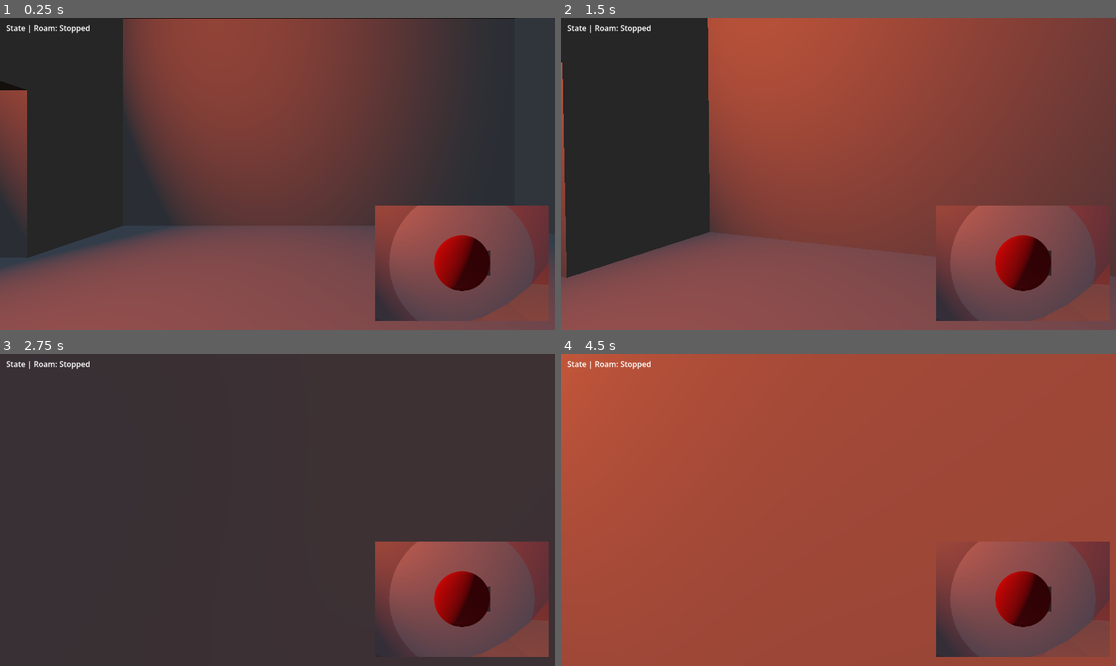
Above: before the commit, frames 1-4 (two rows, left to right).
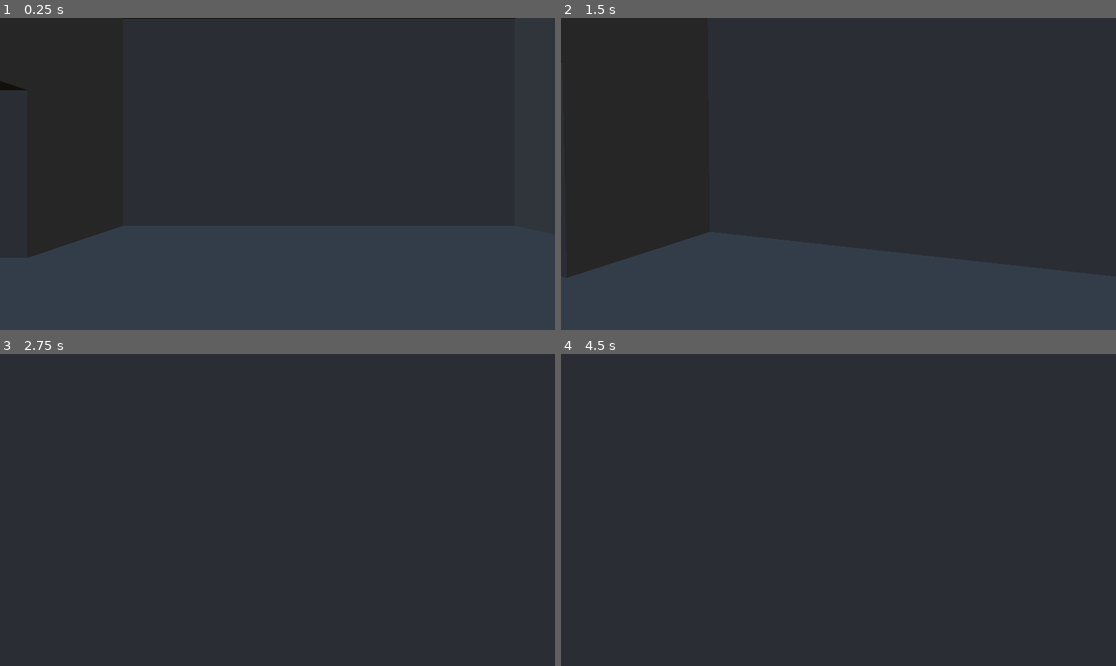
Above: after the commit, the same moments.

Repository: csmoulaison/bunny_ai
Game: Godot game, scene res://level.tscn
The game is run twice, just before and just after one commit, with the same random seed, the same clock (stepped at 60 frames per second) and the same inputs.
Inputs (mouse positions are in pixels of both pictures, inside the frame that each line leads up to):
- Up to frame 1 (0.25 s): no input
- Up to frame 2 (1.5 s): tap Enter at 0.5 s; move the mouse to (866, 174) at 0.52 s; hold Ctrl (crouch) 0.53-1.28 s; hold W (move_forward) from 0.53 s (still down); tap Shift (run) at 0.8, 1.35 s; move the mouse to (810, 174) at 1.27 s
- Up to frame 3 (2.75 s): keep holding W (move_forward); tap Ctrl (crouch) at 1.55 s; move the mouse to (288, 503) at 2.02 s; hold Ctrl (crouch) from 2.03 s (still down); tap Shift (run) at 2.3 s
- Up to frame 4 (4.5 s): keep holding W (move_forward); move the mouse to (832, 516) at 2.77 s; release Ctrl (crouch) at 2.78 s; tap Shift (run) at 2.85, 3.8, 4.35 s; tap Ctrl (crouch) at 3.05 s; tap Space at 3.5 s; move the mouse to (877, 513) at 3.52 s; hold Ctrl (crouch) 3.53-4.28 s; tap Enter at 4.25 s; move the mouse to (794, 506) at 4.27 s

The runs differ from the first frame. In frame 1, 68% of the frame differs, in the area x 0-100%, y 0-100%; in frame 2, 80%; in frame 3, 11%; in frame 4, 100%.

Commit message:
Scaffold Bunny Brain 2.0

Diff:
--- a/easter.tscn
+++ b/easter.tscn
@@ -5,8 +5,8 @@
 
 [node name="EasterJamLevelRough" unique_id=948382410 instance=ExtResource("1_404va")]
 
-[node name="Cube" parent="." index="0" unique_id=1254440960]
+[node name="Cube" parent="." index="0" unique_id=721510034]
 surface_material_override/0 = ExtResource("2_btufr")
 
-[node name="Cube_001" parent="." index="1" unique_id=485541405]
+[node name="Cube_001" parent="." index="1" unique_id=1650658593]
 surface_material_override/0 = ExtResource("2_btufr")
--- /dev/null
+++ b/eb_animator.gd
@@ -0,0 +1,9 @@
+# NOTE(conner): The animator integrates data and responds to commands from other
+# modules in order to decide how the character rig should move. Some parts of
+# the animator are associated with the brain's aggression and suspicion values,
+# and others are explicitly driven by the state behavior, like what position the
+# head is currently looking at.
+
+# TODO(conner): Maybe as a proof of concept we add just some shitty objects with
+# rotations and stuff, at least a head maybe? Maybe a bob of the body.
+class_name EbAnimator extends Node
--- /dev/null
+++ b/eb_brain.gd
@@ -0,0 +1,75 @@
+# NOTE(conner): The brain reponds to sounds and updates a series of values which
+# are used to drive logic in the other modules. Values like suspicion act both
+# as modifiers to behavior and as countdown timers controlling regression to
+# "lower" states.
+#
+# We also want to be able to replace this brain with alternates that expose the
+# same interface. The interface never changes, which means any concept that the
+# interface references directly should be locked in quickly and be invariant
+# between the different brain designs. It's important that we are able to plug
+# in different brains so that we can pull back from this wacko design if wanted.
+class_name EbBrain extends Node
+
+class PointOfInterest:
+	var position: Vector3
+	var interest: float
+
+## A measure of how much EB feels it isn't as aware as it should be and the
+## chance that it stops and listens, and is attenuated by aggression.
+var anxiety: float = 0.0
+## A measure of how much EB feels the player is nearby and the chance that it
+## investigates a point of interest.
+var suspicion: float = 0.0
+## A measure of how much EB wants to fucking kill the player and the chance that
+## it enters hunt mode.
+var aggression: float = 0.0
+## The currently selected target of interest, if that's relevant to EB's current
+## action.
+var target: Vector3
+## The list of objects which have recently made a sounds/sounds that were heard
+## by EB. Every time EB hears a sound, it adds to this list, combining sounds
+## that are sufficently close together.
+var points_of_interest: Array[PointOfInterest]
+
+func process(dt: float):
+	# TODO(conner): I'm thinking to add unpredictability to the timing of these
+	# meters, we create a global countdown with a large (0.5 seconds, 2 seconds)
+	# time span. Each countdown trigger, we set a random speed for these values
+	# (anxiety, suspicion, etc) counting down/up. If we set a random speed every
+	# frame, the contributions just become a fairly accurate monte-carlo
+	# sampling, and the timing always stays the same.
+	anxiety += dt
+	suspicion -= dt
+	aggression -= dt
+	# TODO(conner): Cooldown points of interest.
+
+func determine_action(_state: EbCore.State) -> EbCore.State:
+	# TODO(conner): Determine algorithms for scoring these. They should include
+	# coefficients which are parameterized by the designer.
+	var scores: Array[float]
+	scores[EbCore.State.ROAM] = 1.0
+	scores[EbCore.State.LISTEN] = suspicion
+	scores[EbCore.State.SEARCH] = suspicion
+	scores[EbCore.State.HUNT] = 0.0
+
+	var best_score: float = 0.0
+	var best_action: EbCore.State
+	for i in range(scores.size()):
+		if best_score < scores[i]:
+			best_score = scores[i]
+			best_action = i as EbCore.State
+	return best_action
+
+func search_radius_pause_length() -> float:
+	# TODO(conner): Parameterize and drive from things like suspicion and
+	# aggression. You get the idea.
+	return randf_range(2.0, 5.0)
+
+func respond_to_sound(origin: Vector3, type: Sound.Type):
+	# TODO(conner): Respond to sounds, scoring them based on distance and type.
+	# TODO(conner): Add/combine points of interest.
+	# TODO(conner): Create a data resource which has all the values needed to design different
+	# sounds (suspicion/aggression impact, range?, etc).
+	# TODO(conner): Attenuate score based on walls, and maybe even based on ambient sounds in
+	# the room.
+	var _tmp
--- /dev/null
+++ b/eb_core.gd
@@ -0,0 +1,45 @@
+# NOTE(conner): This class is the orchestrator of all the behaviors associated
+# with EB, and it also contains everything that is needed to communicate with
+# EB from the outside, responding to signals, for instance.
+class_name EbCore extends CharacterBody3D
+
+enum State {
+	ROAM = 0,
+	# TODO(conner): Create listen script and integrate.
+	LISTEN = 1,
+	SEARCH = 2,
+	HUNT = 3
+}
+
+@export var path: Node
+
+# TODO(conner): Once we have an absolute MVP going for Brain 2.0, reimplement
+# Brain 1.0 and make sure it interoperates. Add some optional complications to
+# 1.0 as well. Maybe making continuousness and/or dynamic ranges optional isn't
+# THAT hard, idk.
+@onready var brain: EbBrain = $Logic/Brain
+@onready var roam: EbRoam = $Logic/Roam
+@onready var search: EbSearch = $Logic/Search
+@onready var hunt: EbHunt = $Logic/Hunt
+@onready var locomotion: EbLocomotion = $Logic/Locomotion
+
+var state: State = State.ROAM
+
+func _ready():
+	var sound_emitters = get_tree().get_nodes_in_group("SoundEmitters")
+	for emitter in sound_emitters:
+		emitter.sound.connect(on_sound)
+
+	locomotion.stop_moving()
+
+func _process(dt: float):
+	match state:
+		State.ROAM:   roam.process(path, locomotion, dt)
+		State.SEARCH: search.process(dt)
+		State.HUNT:   hunt.process(dt)
+
+func _physics_process(dt: float):
+	locomotion.physics_process(dt)
+
+func on_sound(origin: Vector3, type: Sound.Type):
+	brain.respond_to_sound(origin, type)
--- /dev/null
+++ b/eb_hunt.gd
@@ -0,0 +1,7 @@
+class_name EbHunt extends Node
+
+func process(dt: float):
+	# TODO(conner): Reimplement hunting behavior, this time including losing the
+	# player in impassable areas (crouchy boy) and something quick and dirty for
+	# death.
+	var _tmp
--- /dev/null
+++ b/eb_locomotion.gd
@@ -0,0 +1,40 @@
+class_name EbLocomotion extends Node
+
+@export var body: CharacterBody3D
+@export var pivot: Node3D
+@export var nav: NavigationAgent3D
+@export var navigation_stop_distance: float = 0.1
+@export var acceleration: float = 20.0
+
+# TODO(conner): Drive speed from brain.
+var speed: float = 8.0
+
+func physics_process(dt: float):
+	var desired_velocity: Vector3 = Vector3.ZERO
+	var target = nav.get_next_path_position()
+	var delta: Vector3 = target - body.global_transform.origin;
+
+	if(delta.length()) > navigation_stop_distance:
+		desired_velocity = delta.normalized() * speed
+		pivot.rotation.y = atan2(desired_velocity.x, desired_velocity.z)
+	else:
+		stop_moving()
+	body.velocity = body.velocity.move_toward(desired_velocity, acceleration * dt)
+	body.move_and_slide()
+
+func set_target(position: Vector3):
+	nav.target_position = position
+
+func stop_moving():
+	set_target(body.position)
+
+func at_target() -> bool:
+	var delta = target_delta()
+	return delta.length() < navigation_stop_distance
+
+func target_position() -> Vector3:
+	return nav.get_next_path_position()
+
+func target_delta() -> Vector3:
+	var target = target_position()
+	return target - body.global_transform.origin;
--- /dev/null
+++ b/eb_roam.gd
@@ -0,0 +1,44 @@
+class_name EbRoam extends Node
+
+enum State {
+	MOVE,
+	LISTEN
+}
+
+@export var current_waypoint: int = 0
+@export var move_min_seconds: float = 6.0
+@export var move_max_seconds: float = 12.0
+@export var listen_min_seconds: float = 3.0
+@export var listen_max_seconds: float = 8.0
+
+var state: State = State.MOVE
+var state_timer: float = 0.0
+
+# TODO(conner): Take move -> listen loop out of here. Roam only handles moving
+# between nodes. The brain takes us out into listen completely. Handle listen
+# in its own file.
+func process(path: Node, locomotion: EbLocomotion, dt: float):
+	state_timer -= dt
+	match state:
+		State.MOVE:   move_state(path, locomotion, dt)
+		State.LISTEN: listen_state(locomotion, dt)
+
+func move_state(path: Node, locomotion: EbLocomotion, _dt: float):
+	# Move towards the path nodes in sequence
+	var waypoints: Array = path.get_children()
+	if locomotion.at_target():
+		current_waypoint += 1
+		if current_waypoint >= len(waypoints):
+			current_waypoint = 0
+	locomotion.set_target(waypoints[current_waypoint].position)
+
+	# Randomly stop to listen
+	if(state_timer < 0.0):
+		state_timer = randf_range(listen_min_seconds, listen_max_seconds)
+		state = State.LISTEN
+
+func listen_state(locomotion: EbLocomotion, _dt: float):
+	locomotion.stop_moving()
+	if(state_timer < 0.0):
+		state_timer = randf_range(move_min_seconds, move_max_seconds)
+		state = State.MOVE
--- /dev/null
+++ b/eb_search.gd
@@ -0,0 +1,5 @@
+class_name EbSearch extends Node
+
+func process(dt: float):
+	# TODO (conner): Reimplement search behavior, driving pauses from brain.
+	var _tmp
--- a/enemy.tscn
+++ b/enemy.tscn
@@ -1,8 +1,11 @@
 [gd_scene format=3 uid="uid://blqtn0ghqib5f"]
 
-[ext_resource type="Script" uid="uid://8a1cdsr38h7a" path="res://debug_radius.gd" id="1_7k104"]
-
-[sub_resource type="CapsuleShape3D" id="CapsuleShape3D_u3cyc"]
+[ext_resource type="Script" uid="uid://4elh4607cn7n" path="res://eb_core.gd" id="1_3yqyl"]
+[ext_resource type="Script" uid="uid://dogtnfp5dwtsi" path="res://eb_roam.gd" id="1_4gyqm"]
+[ext_resource type="Script" uid="uid://83j5pehywu46" path="res://eb_search.gd" id="2_epg4t"]
+[ext_resource type="Script" uid="uid://bibi6kptslmq0" path="res://eb_hunt.gd" id="3_3yqyl"]
+[ext_resource type="Script" uid="uid://ti5ldoal8cjk" path="res://eb_locomotion.gd" id="3_wujgv"]
+[ext_resource type="Script" uid="uid://ca5ogf00p5yni" path="res://eb_brain.gd" id="7_wujgv"]
 
 [sub_resource type="StandardMaterial3D" id="StandardMaterial3D_7xaro"]
 albedo_color = Color(1, 0, 0, 1)
@@ -12,30 +15,10 @@
 
 [sub_resource type="BoxMesh" id="BoxMesh_7xaro"]
 
-[sub_resource type="SphereMesh" id="SphereMesh_7xaro"]
+[sub_resource type="CapsuleShape3D" id="CapsuleShape3D_u3cyc"]
 
-[sub_resource type="StandardMaterial3D" id="StandardMaterial3D_4gyqm"]
-transparency = 1
-cull_mode = 2
-albedo_color = Color(1, 0, 0, 0.2627451)
-
-[sub_resource type="StandardMaterial3D" id="StandardMaterial3D_7k104"]
-transparency = 1
-cull_mode = 2
-albedo_color = Color(0, 0, 1, 0.2627451)
-
-[sub_resource type="StandardMaterial3D" id="StandardMaterial3D_qi2p4"]
-transparency = 1
-cull_mode = 2
-albedo_color = Color(0, 1, 0, 0.2627451)
-
-[node name="Enemy" type="CharacterBody3D" unique_id=45088162]
-
-[node name="CollisionShape3D" type="CollisionShape3D" parent="." unique_id=1070725013]
-transform = Transform3D(1, 0, 0, 0, 1, 0, 0, 0, 1, 0, 1, 0)
-shape = SubResource("CapsuleShape3D_u3cyc")
-
-[node name="NavigationAgent3D" type="NavigationAgent3D" parent="." unique_id=431065075]
+[node name="EB" type="CharacterBody3D" unique_id=45088162]
+script = ExtResource("1_3yqyl")
 
 [node name="Pivot" type="Node3D" parent="." unique_id=1033716084]
 
@@ -47,25 +30,33 @@
 transform = Transform3D(0.5, 0, 0, 0, 0.25, 0, 0, 0, 0.5, 0, 1.427499, 0.30576366)
 mesh = SubResource("BoxMesh_7xaro")
 
-[node name="DebugDeathRadius" type="MeshInstance3D" parent="." unique_id=553273740 node_paths=PackedStringArray("bunny")]
-transform = Transform3D(10, 0, 0, 0, 10, 0, 0, 0, 10, 0, 1, 0)
-mesh = SubResource("SphereMesh_7xaro")
-surface_material_override/0 = SubResource("StandardMaterial3D_4gyqm")
-script = ExtResource("1_7k104")
-bunny = NodePath("..")
+[node name="Collider" type="CollisionShape3D" parent="." unique_id=1070725013]
+transform = Transform3D(1, 0, 0, 0, 1, 0, 0, 0, 1, 0, 1, 0)
+shape = SubResource("CapsuleShape3D_u3cyc")
 
-[node name="DebugDangerRadius" type="MeshInstance3D" parent="." unique_id=819175157 node_paths=PackedStringArray("bunny")]
-transform = Transform3D(10, 0, 0, 0, 10, 0, 0, 0, 10, 0, 1, 0)
-mesh = SubResource("SphereMesh_7xaro")
-surface_material_override/0 = SubResource("StandardMaterial3D_7k104")
-script = ExtResource("1_7k104")
-bunny = NodePath("..")
-index = 1
+[node name="NavAgent" type="NavigationAgent3D" parent="." unique_id=431065075]
 
-[node name="DebugDetectionRadius" type="MeshInstance3D" parent="." unique_id=738553507 node_paths=PackedStringArray("bunny")]
-transform = Transform3D(10, 0, 0, 0, 10, 0, 0, 0, 10, 0, 1, 0)
-mesh = SubResource("SphereMesh_7xaro")
-surface_material_override/0 = SubResource("StandardMaterial3D_qi2p4")
-script = ExtResource("1_7k104")
-bunny = NodePath("..")
-index = 2
+[node name="Logic" type="Node" parent="." unique_id=577667029]
+
+[node name="Brain" type="Node" parent="Logic" unique_id=1941013720]
+script = ExtResource("7_wujgv")
+metadata/_custom_type_script = "uid://ca5ogf00p5yni"
+
+[node name="Locomotion" type="Node" parent="Logic" unique_id=2031736653 node_paths=PackedStringArray("body", "pivot", "nav")]
+script = ExtResource("3_wujgv")
+body = NodePath("../..")
+pivot = NodePath("../../Pivot")
+nav = NodePath("../../NavAgent")
+metadata/_custom_type_script = "uid://ti5ldoal8cjk"
+
+[node name="Hunt" type="Node" parent="Logic" unique_id=10863832]
+script = ExtResource("3_3yqyl")
+metadata/_custom_type_script = "uid://bibi6kptslmq0"
+
+[node name="Roam" type="Node" parent="Logic" unique_id=1497458186]
+script = ExtResource("1_4gyqm")
+metadata/_custom_type_script = "uid://dogtnfp5dwtsi"
+
+[node name="Search" type="Node" parent="Logic" unique_id=1076472909]
+script = ExtResource("2_epg4t")
+metadata/_custom_type_script = "uid://83j5pehywu46"
--- a/level.tscn
+++ b/level.tscn
@@ -2,10 +2,7 @@
 
 [ext_resource type="PackedScene" uid="uid://gh4cva7umx7l" path="res://player.tscn" id="1_oi3di"]
 [ext_resource type="PackedScene" uid="uid://bq8m8th7oc435" path="res://EasterJamLevelRough.fbx" id="2_0b4ue"]
-[ext_resource type="Script" uid="uid://dqmllewg2kuoq" path="res://enemy.gd" id="3_0b4ue"]
 [ext_resource type="PackedScene" uid="uid://blqtn0ghqib5f" path="res://enemy.tscn" id="3_f2txt"]
-[ext_resource type="Script" uid="uid://l738r75wn4vv" path="res://debug_enemy_camera.gd" id="5_1ainy"]
-[ext_resource type="Script" uid="uid://cwksor6f6d7xo" path="res://enemy_debug_info.gd" id="5_f2txt"]
 
 [sub_resource type="ProceduralSkyMaterial" id="ProceduralSkyMaterial_drvgu"]
 sky_horizon_color = Color(0.66224277, 0.6717428, 0.6867428, 1)
@@ -44,12 +41,9 @@
 floor_max_angle = 1.0227629
 floor_snap_length = 0.25
 
-[node name="Enemy" parent="." unique_id=45088162 node_paths=PackedStringArray("player", "path_nodes") instance=ExtResource("3_f2txt")]
+[node name="Enemy" parent="." unique_id=45088162 node_paths=PackedStringArray("path") instance=ExtResource("3_f2txt")]
 transform = Transform3D(1, 0, 0, 0, 1, 0, 0, 0, 1, 4.368725, -1.9451082, -0.6756096)
-script = ExtResource("3_0b4ue")
-player = NodePath("../Player")
-path_nodes = [NodePath("../Path/p1"), NodePath("../Path/p2"), NodePath("../Path/p3"), NodePath("../Path/p4")]
-detection_radii = Array[float]([4.0, 12.0, 24.0])
+path = NodePath("../Path")
 
 [node name="NavigationRegion3D" type="NavigationRegion3D" parent="." unique_id=1100214392]
 navigation_mesh = SubResource("NavigationMesh_nxogm")
@@ -84,41 +78,3 @@
 
 [node name="p4" type="Node3D" parent="Path" unique_id=289201942]
 transform = Transform3D(1, 0, 0, 0, 1, 0, 0, 0, 1, -17.304762, -2, 4.792019)
-
-[node name="DebugHelpers" type="Node" parent="." unique_id=14832044]
-
-[node name="EnemySubViewport" type="SubViewportContainer" parent="DebugHelpers" unique_id=792773535]
-anchors_preset = 3
-anchor_left = 1.0
-anchor_top = 1.0
-anchor_right = 1.0
-anchor_bottom = 1.0
-offset_left = -373.0
-offset_top = -259.0
-offset_right = -13.0
-offset_bottom = -19.0
-grow_horizontal = 0
-grow_vertical = 0
-pivot_offset_ratio = Vector2(1, 1)
-size_flags_horizontal = 3
-size_flags_vertical = 3
-
-[node name="SubViewport" type="SubViewport" parent="DebugHelpers/EnemySubViewport" unique_id=380769996]
-handle_input_locally = false
-size = Vector2i(360, 240)
-render_target_update_mode = 4
-
-[node name="Camera3D" type="Camera3D" parent="DebugHelpers/EnemySubViewport/SubViewport" unique_id=920831734 node_paths=PackedStringArray("enemy")]
-transform = Transform3D(1, 0, 0, 0, 0.926371, 0.37661234, 0, -0.37661234, 0.926371, 4.4600563, 1.4794993, 4.0716925)
-fov = 100.4
-script = ExtResource("5_1ainy")
-enemy = NodePath("../../../../Enemy")
-
-[node name="EnemyDebugInfo" type="RichTextLabel" parent="DebugHelpers" unique_id=1070878504 node_paths=PackedStringArray("enemy")]
-offset_left = 13.0
-offset_top = 9.0
-offset_right = 665.0
-offset_bottom = 311.0
-text = "State: HUMAN"
-script = ExtResource("5_f2txt")
-enemy = NodePath("../../Enemy")
Not shown, added: eb_animator.gd.uid
Not shown, added: eb_brain.gd.uid
Not shown, added: eb_core.gd.uid
Not shown, added: eb_hunt.gd.uid
Not shown, added: eb_locomotion.gd.uid
Not shown, added: eb_roam.gd.uid
Not shown, added: eb_search.gd.uid
